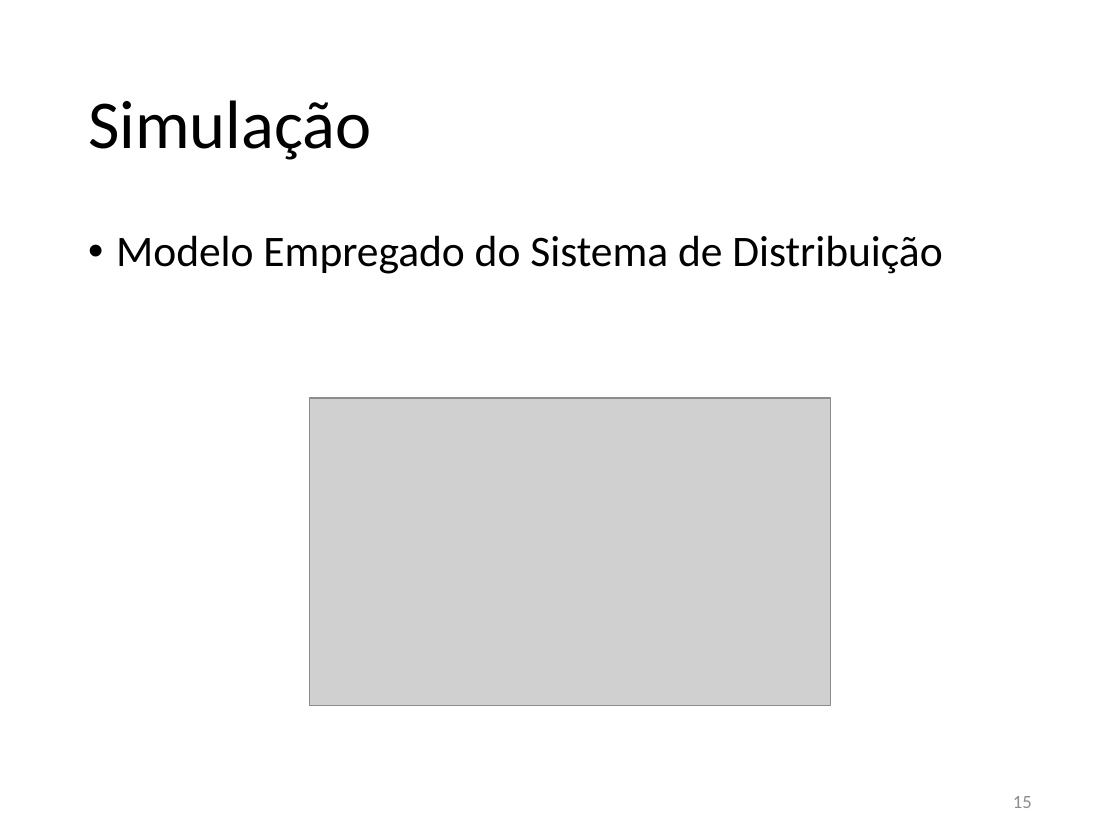
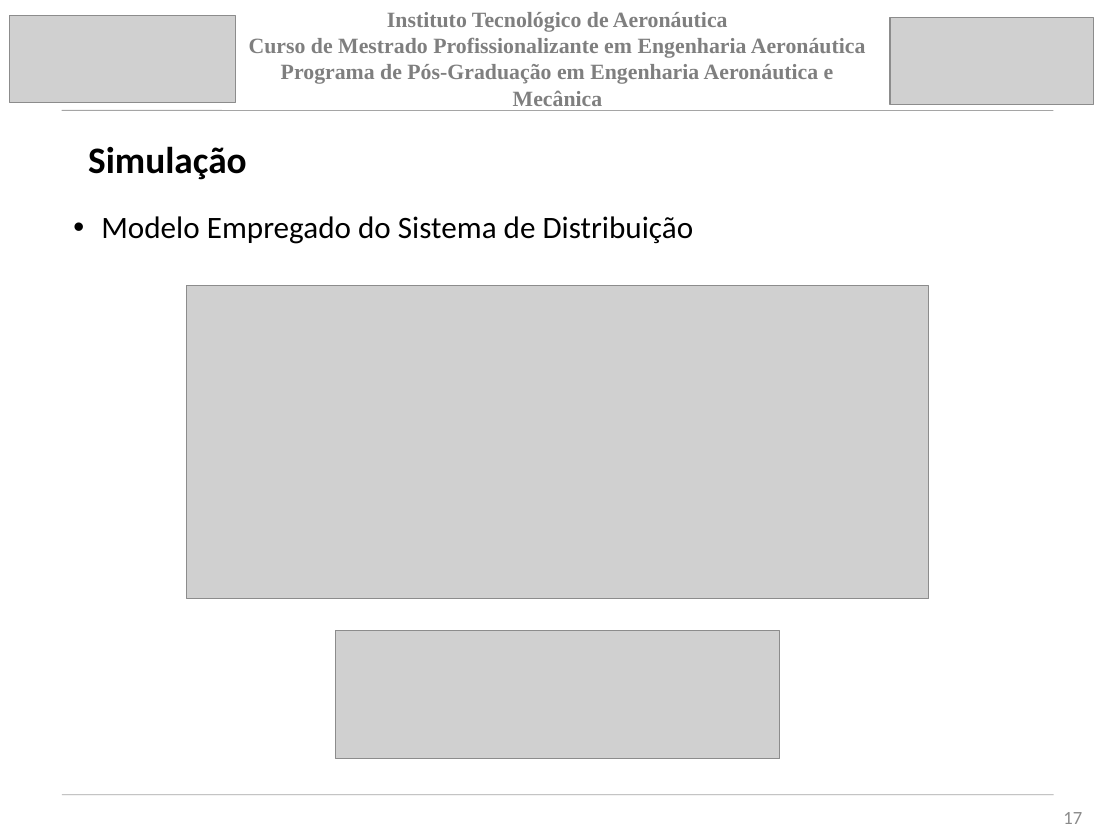
Before and after one commit to jpsoliv/MestradoJPSO, a slide deck: slide 17 of Apresentação/Apresentação_baixo_nivel.pptx (slide 15 before the commit). Drawn at 1120x840 pixels with LibreOffice and Linux fonts; fonts in the diff are those of the drawing; grey boxes stand for pictures. Boxes give left, top, right and bottom in pixels: in the first picture for what was removed or moved away, otherwise in the second. Text is boxed around its words. In the diff, an @@ line names an element or a change of style, - is before the commit and + after.

```diff
--- a/Apresentação/Apresentação_baixo_nivel.pptx
+++ b/Apresentação/Apresentação_baixo_nivel.pptx
@@ picture added at [9, 16, 235, 103] @@
@@ text added at [249, 12, 866, 111], 14 pt, text #7F7F7F, bold @@
+Instituto Tecnológico de Aeronáutica
+Curso de Mestrado Profissionalizante em Engenharia Aeronáutica
+Programa de Pós-Graduação em Engenharia Aeronáutica e Mecânica
@@ picture added at [890, 18, 1094, 105] @@
@@ line added from (62, 111) to (1053, 111), #A5A5A5 0.51 pt @@
@@ title "Simulação": place and size @@
-title "Simulação" at [88, 100, 371, 160]
+title "Simulação" at [88, 146, 247, 180]
@@ title "Simulação" at [88, 146, 247, 180]: size 44 to 24 pt, bold on @@
@@ text "Modelo Empregado do Sistema de ...": place and size @@
-text "Modelo Empregado do Sistema de ..." at [116, 235, 942, 274]
+text "Modelo Empregado do Sistema de ..." at [101, 216, 694, 244]
@@ text "Modelo Empregado do Sistema de ..." at [101, 216, 694, 244]: size 28 to 20 pt @@
@@ picture added at [186, 286, 928, 599] @@
@@ picture removed at [309, 398, 830, 706] @@
@@ picture added at [335, 631, 780, 759] @@
@@ line added from (63, 795) to (1053, 795), #A5A5A5 0.51 pt @@
@@ page number removed at [1013, 796, 1032, 808] @@
-15
@@ page number added at [1063, 812, 1082, 824], 12 pt, text #8C8C8C @@
+17
```
Also in this commit, not shown: 5 other slides changed, 7 slides added, 5 slides removed.
